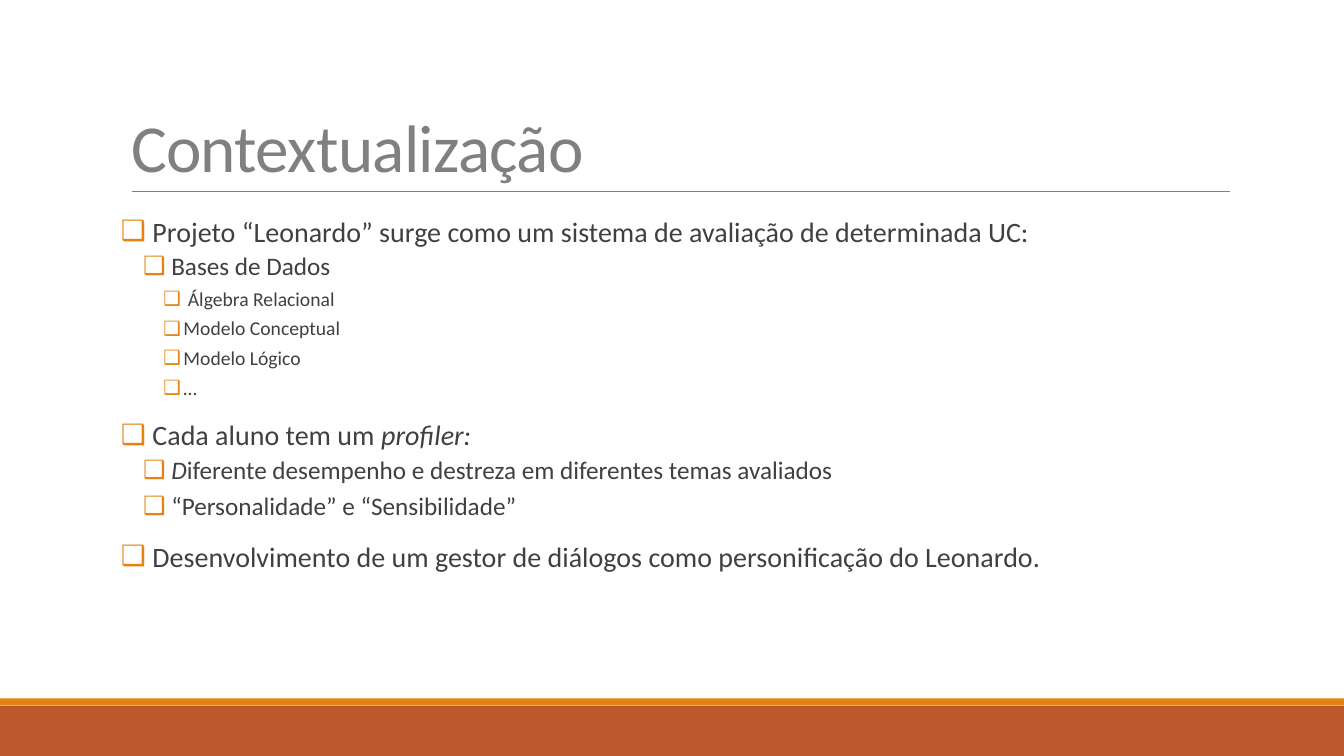
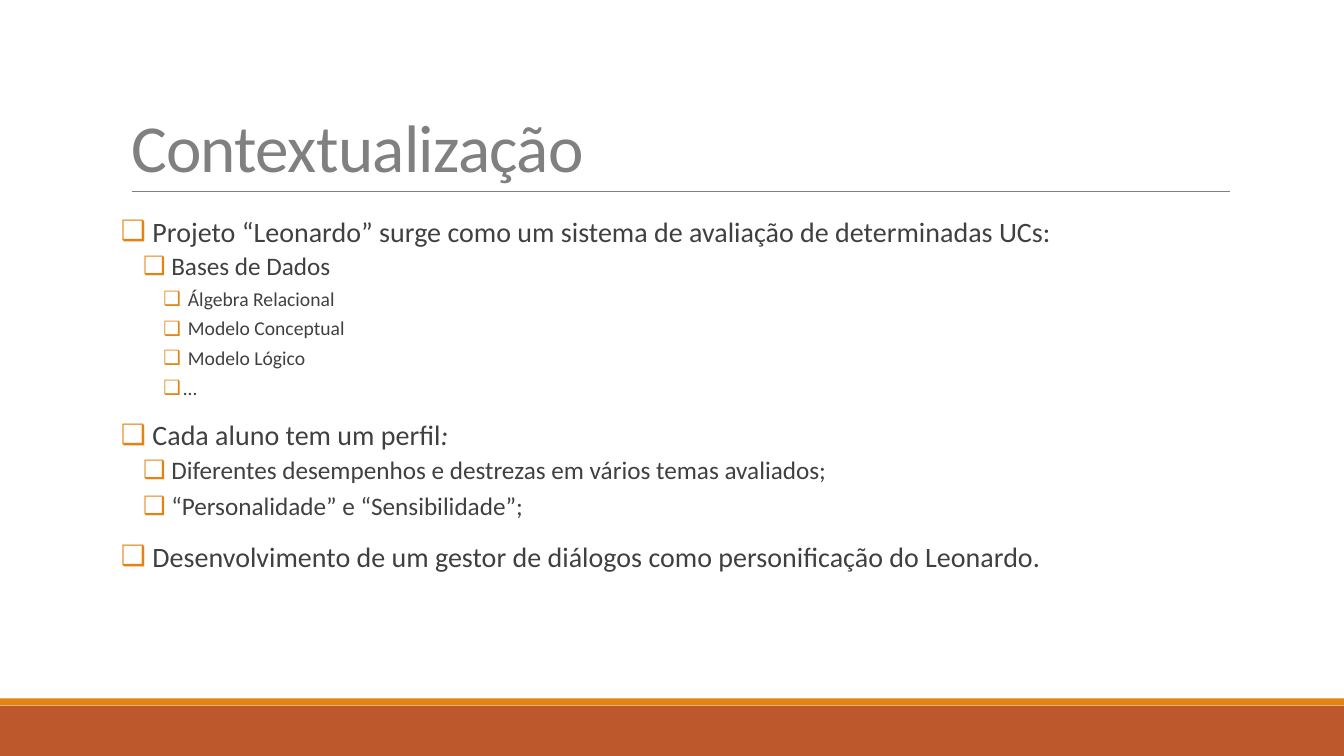
Before and after one commit to diisnc/Dialog_Agent_1819, a slide deck: slide 3 of Report/presentation.pptx. Drawn at 1344x756 pixels with LibreOffice and Linux fonts; fonts in the diff are those of the drawing. Boxes give left, top, right and bottom in pixels: in the first picture for what was removed or moved away, otherwise in the second. Text is boxed around its words. In the diff, an @@ line names an element or a change of style, - is before the commit and + after.

```diff
--- a/Report/presentation.pptx
+++ b/Report/presentation.pptx
@@ text at (152, 222, 1050, 247): text changed @@
-❑ Projeto “Leonardo” surge como um sistema de avaliação de determinada UC:
+❑ Projeto “Leonardo” surge como um sistema de avaliação de determinadas UCs:
@@ text at (152, 425, 826, 518): text changed @@
-❑ Cada aluno tem um profiler:
-  ❑ Diferente desempenho e destreza em diferentes temas avaliados
-  ❑ “Personalidade” e “Sensibilidade”
+❑ Cada aluno tem um perfil:
+  ❑ Diferentes desempenhos e destrezas em vários temas avaliados;
+  ❑ “Personalidade” e “Sensibilidade”;
```
Also in this commit, not shown: 9 other slides changed, 1 other file.
